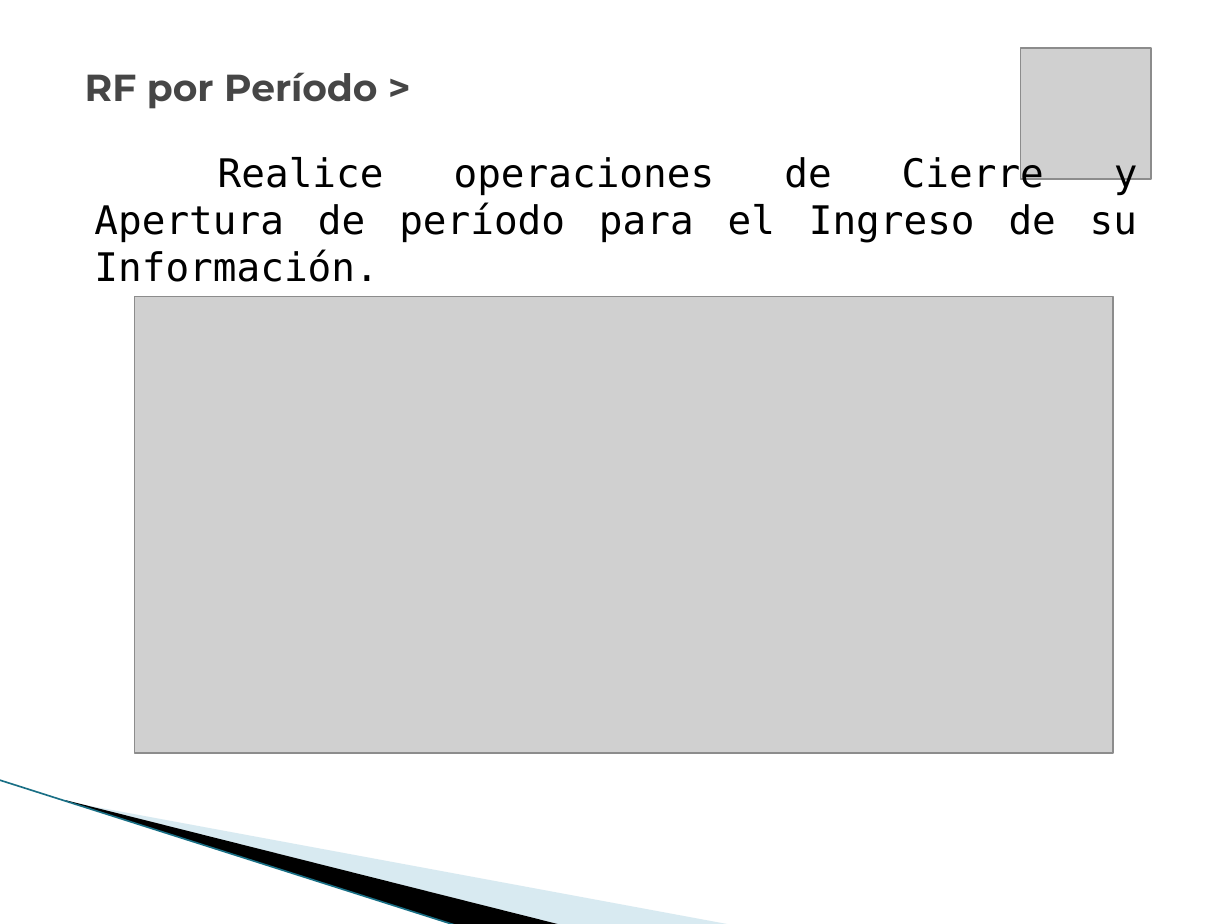
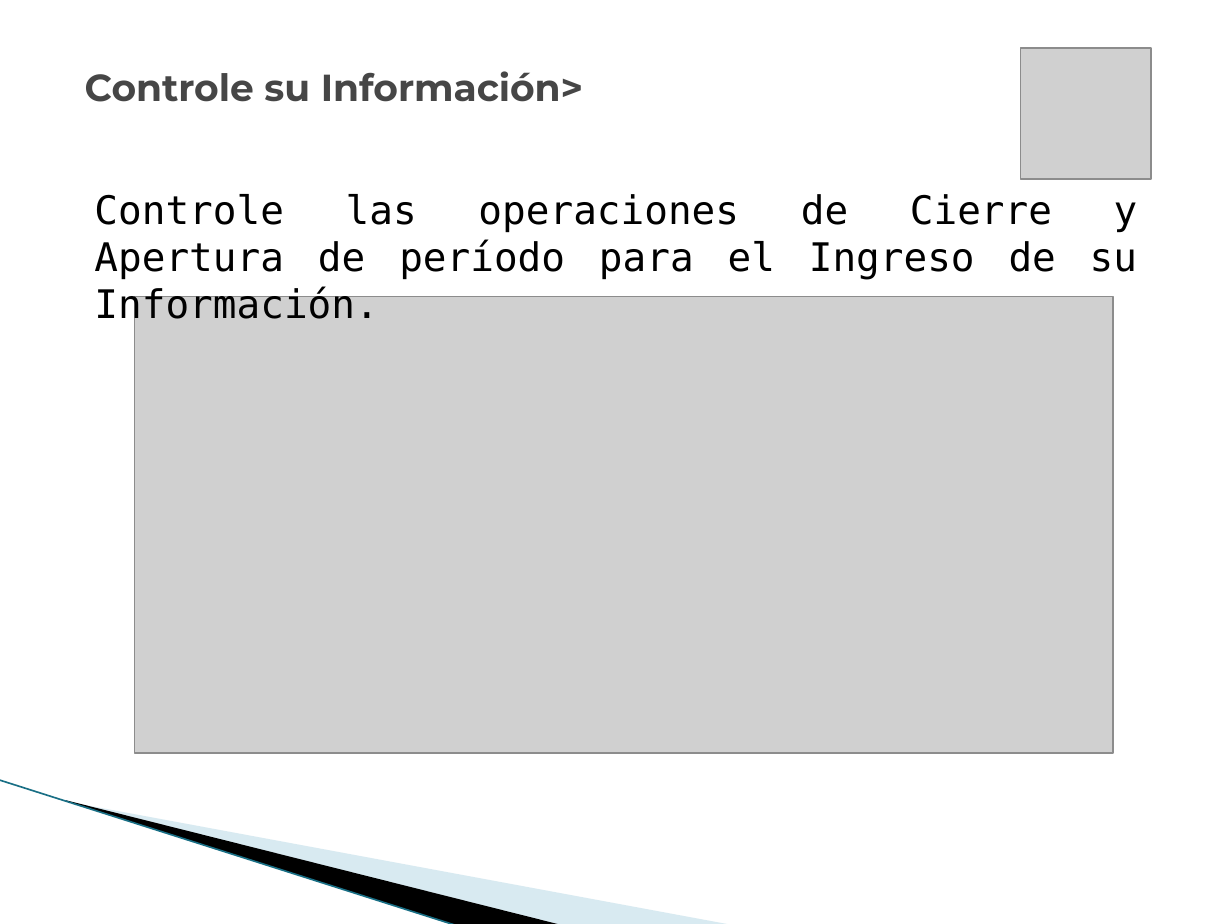
Before and after one commit to vicky1404/rev-ii, a slide deck: slide 11 of docs/comercial/brochure_2.pptx. Drawn at 1232x924 pixels with LibreOffice and Linux fonts; fonts in the diff are those of the drawing; grey boxes stand for pictures; background and template pictures are left out. Boxes give left, top, right and bottom in pixels: in the first picture for what was removed or moved away, otherwise in the second. Text is boxed around its words. In the diff, an @@ line names an element or a change of style, - is before the commit and + after.

```diff
--- a/docs/comercial/brochure_2.pptx
+++ b/docs/comercial/brochure_2.pptx
@@ text at <box>85,71,583,102</box>: text changed @@
-RF por Período >
+Controle su Información>
@@ text at <box>94,194,1138,280</box>: text changed @@
-Realice operaciones de Cierre y Apertura de período para el Ingreso de su Información.
+Controle las operaciones de Cierre y Apertura de período para el Ingreso de su Información.
```
Also in this commit, not shown: 17 other slides changed, 2 slides added, 1 slide removed, 1 other file.
